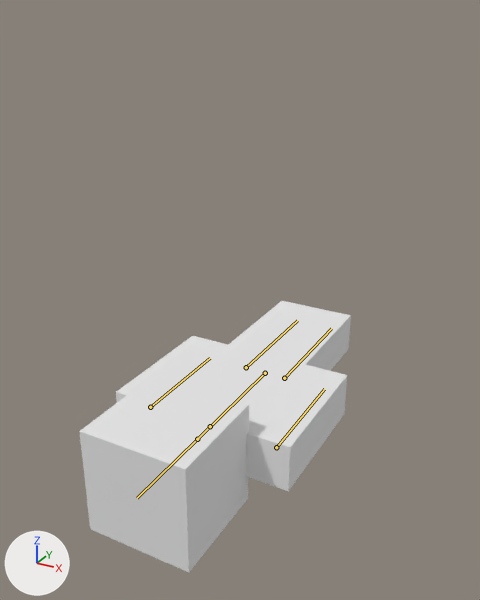
One commit to the Blender file mods/player/models/player.blend: the scene before it, then after it.
Rendered twice from a camera (50 mm lens) standing at (12.7, -25.8, 17.8) and looking at (0.1, -2.9, 6.4). Arrows for +X, +Y and +Z are at lower left; the lights stay in place. Both versions are drawn at frame 225 of the action 'ArmatureAction'; the numbers are the values there. The bones that bend it are drawn over the model as lines.

Objects in the first picture: 'Player'.
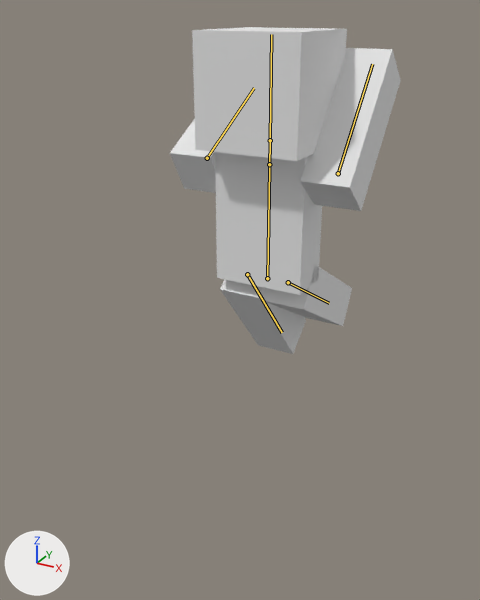
Boxes (x1, y1, x2, y2) around the edits, measured in the pictures (480 x 600 px):
'Player', posed (15% narrower, 21% taller): before (79, 301, 351, 572); after (170, 27, 401, 354)
bone 'Body', root to tip: before (265, 373) to (197, 439); after (267, 278) to (270, 140)
bone 'Leg_Right', root to tip: before (284, 378) to (331, 328); after (288, 282) to (329, 303)
bone 'Leg_Left', root to tip: before (246, 367) to (297, 320); after (247, 274) to (282, 332)
bone 'Arm_Left', root to tip: before (150, 407) to (210, 358); after (207, 158) to (254, 88)
bone 'Arm_Right', root to tip: before (276, 447) to (324, 389); after (338, 173) to (372, 64)

The change, as a list of edits to the scene's bpy script:
```text
Change bone_body:
    where bone_body = bpy.data.objects['Armature'].pose.bones['Body']
    bone_body.location: (-0.04, -5.03, 0.0) -> (0.0, 0.0, 0.0)
    bone_body.rotation_quaternion: (0.707, 0.705, 0.001, -0.003) -> (1.0, 0.0, 0.0, 0.0)  # degrees (90, 0, 0) -> degrees (0, 0, 0)
Change bone_leg_right:
    where bone_leg_right = bpy.data.objects['Armature'].pose.bones['Leg_Right']  # child of 'Body'
    bone_leg_right.rotation_quaternion: (1.0, 0.0, 0.0, 0.0) -> (0.866, 0.5, 0.0, 0.0)  # degrees (0, 0, 0) -> degrees (60, 0, 0)
Change bone_leg_left:
    where bone_leg_left = bpy.data.objects['Armature'].pose.bones['Leg_Left']  # child of 'Body'
    bone_leg_left.rotation_quaternion: (1.0, 0.0, 0.0, 0.0) -> (0.94, 0.342, 0.0, 0.0)  # degrees (0, 0, 0) -> degrees (40, 0, 0)
Change bone_arm_left:
    where bone_arm_left = bpy.data.objects['Armature'].pose.bones['Arm_Left']  # child of 'Arm_Left_Base'
    bone_arm_left.rotation_quaternion: (1.0, 0.0, 0.0, 0.0) -> (0.5, 0.866, 0.0, 0.0)  # degrees (0, 0, 0) -> degrees (120, 0, 0)
Change bone_arm_right:
    where bone_arm_right = bpy.data.objects['Armature'].pose.bones['Arm_Right']  # child of 'Arm_Right_Base'
    bone_arm_right.rotation_quaternion: (1.0, 0.0, 0.0, 0.0) -> (0.342, 0.94, 0.0, 0.0)  # degrees (0, 0, 0) -> degrees (140, 0, 0)
```
